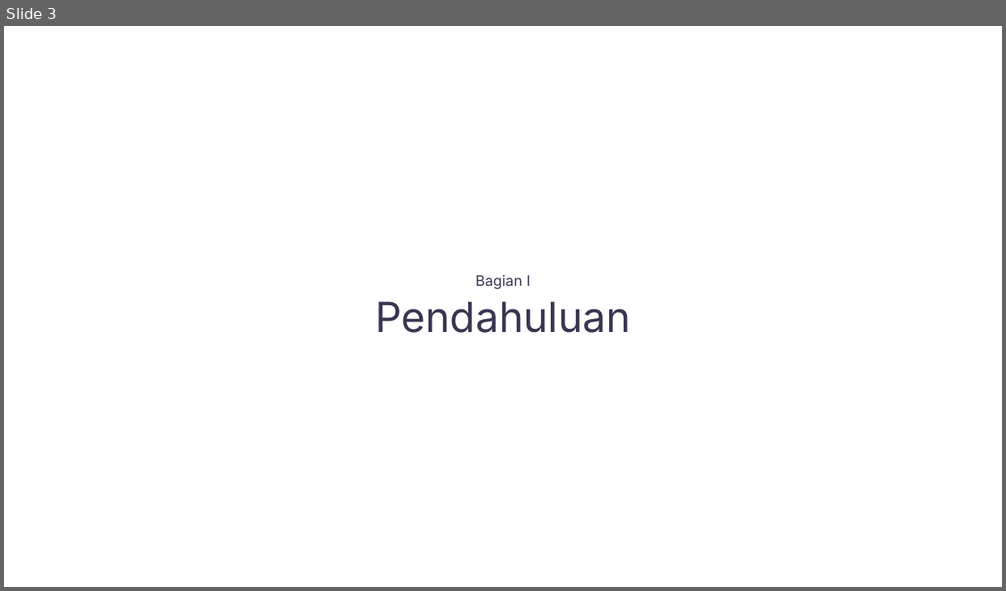
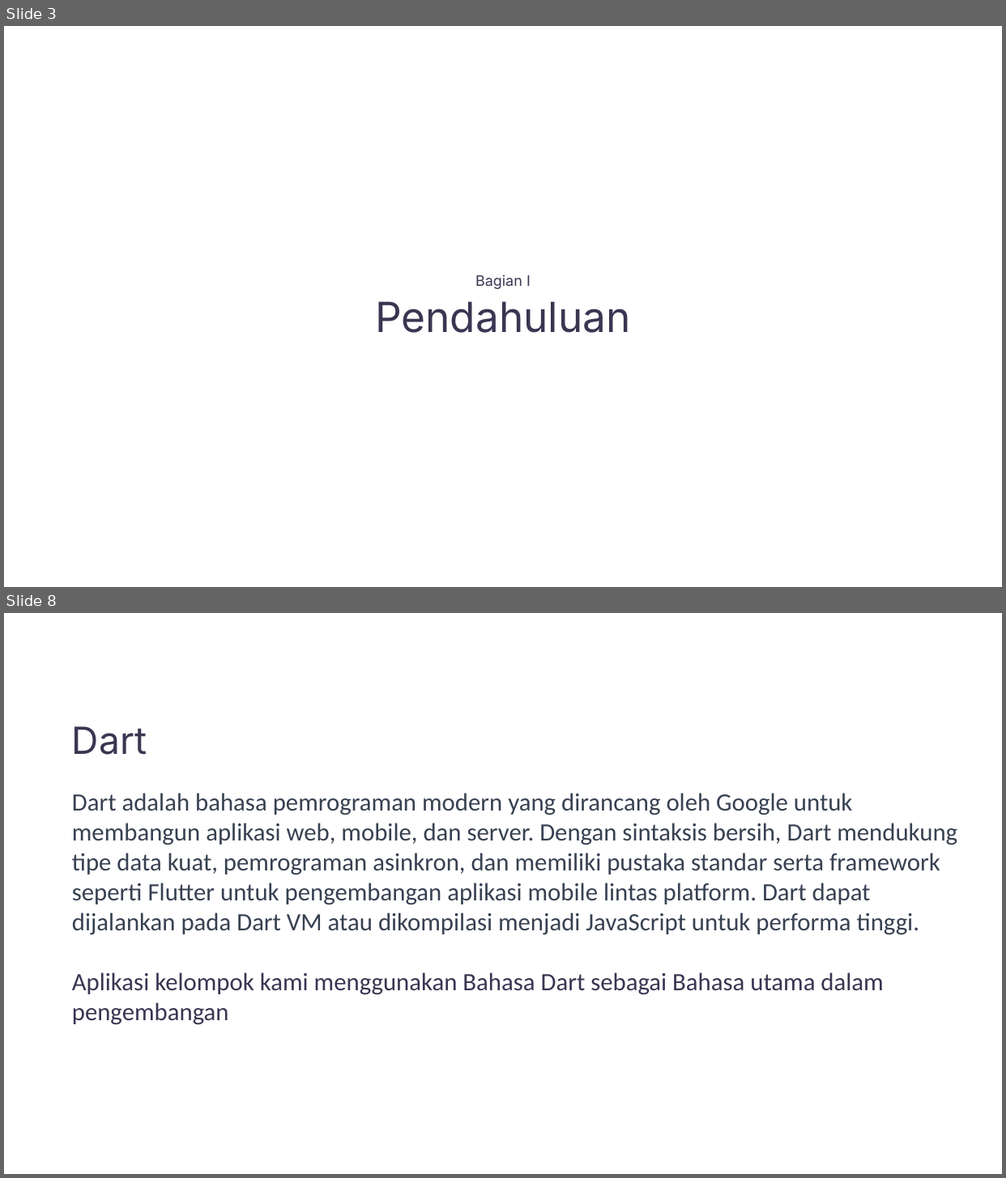
Before and after one commit to andrr64/KeuanganKu, a slide deck: assets/presentasi/presentasi.pptx. Shown one above the other, each under a label of ours: slide 3 before the commit, slides 3 and 8 after it; the slides between them are not shown. The pictures are 1006x591 and 1006x1178 pixels, drawn with LibreOffice and Linux fonts; fonts in the diff are those of the drawing. Boxes give left, top, right and bottom in pixels: in the first picture for what was removed or moved away, otherwise in the second. Text is boxed around its words. In the diff, an @@ line names an element or a change of style, - is before the commit and + after.

```diff
--- a/assets/presentasi/presentasi.pptx
+++ b/assets/presentasi/presentasi.pptx
@@ slide 8 added at [4, 613, 1002, 1174], background #FFFFFF @@
@@ text added at [72, 726, 147, 755], 36 pt, text #383651 @@
+Dart
@@ text added at [72, 793, 957, 1025], 24 pt, text #374151 @@
+Dart adalah bahasa pemrograman modern yang dirancang oleh Google untuk membangun aplikasi web, mobile, dan server. Dengan sintaksis bersih, Dart mendukung tipe data kuat, pemrograman asinkron, dan memiliki pustaka standar serta framework seperti Flutter untuk pengembangan aplikasi mobile lintas platform. Dart dapat dijalankan pada Dart VM atau dikompilasi menjadi JavaScript untuk performa tinggi.
+Aplikasi kelompok kami menggunakan Bahasa Dart sebagai Bahasa utama dalam pengembangan
```
Also in this commit, not shown: 3 slides changed, 10 other slides added, 3 slides removed.
